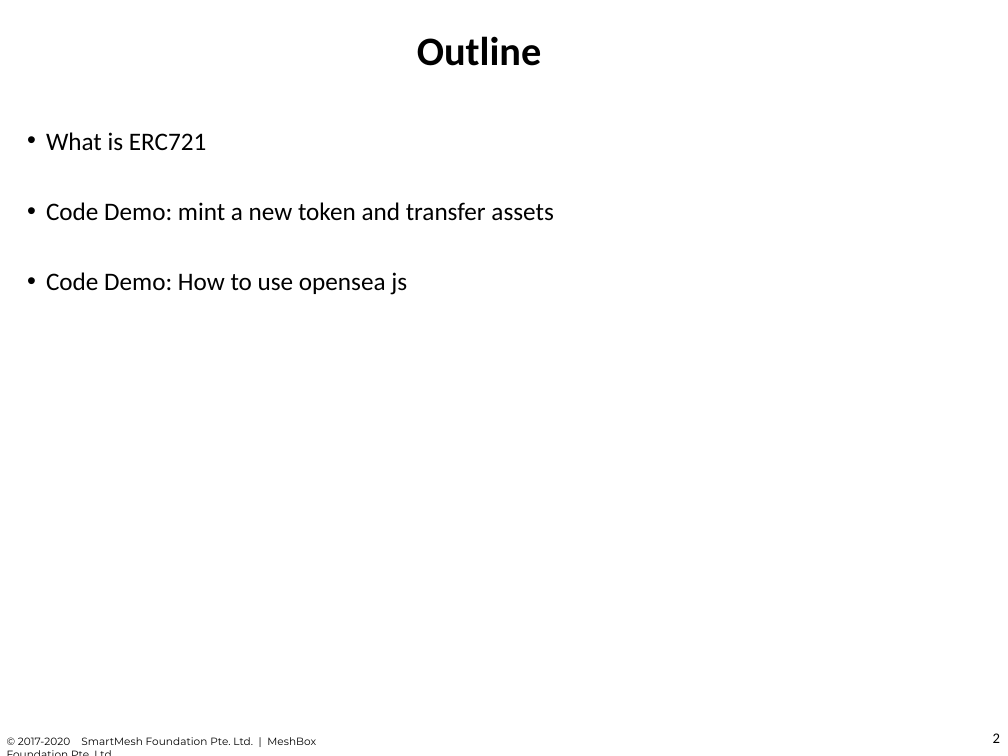
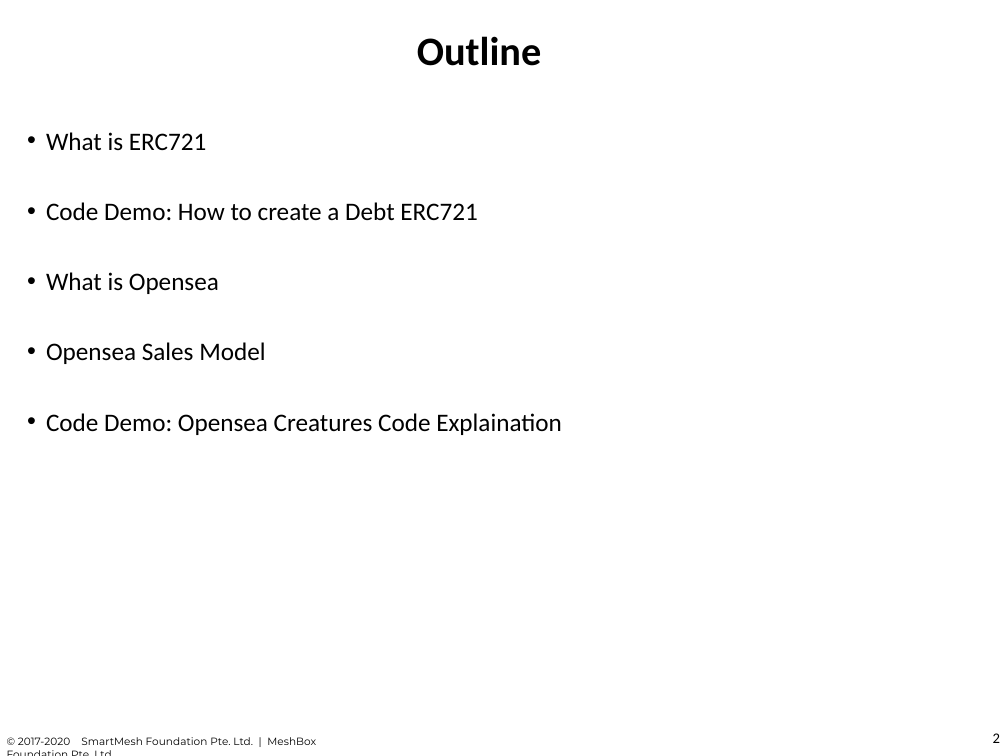
Before and after one commit to chuacw/SGUS-Slides, a slide deck: slide 2 of BCI - Day6 - DeFi 3 Opensea ERC721.pptx. Drawn at 1008x756 pixels with LibreOffice and Linux fonts; fonts in the diff are those of the drawing. Boxes give left, top, right and bottom in pixels: in the first picture for what was removed or moved away, otherwise in the second. Text is boxed around its words. In the diff, an @@ line names an element or a change of style, - is before the commit and + after.

```diff
--- a/BCI - Day6 - DeFi 3 Opensea ERC721.pptx
+++ b/BCI - Day6 - DeFi 3 Opensea ERC721.pptx
@@ text at (x1=46, y1=202, x2=562, y2=435): text changed @@
-• Code Demo: mint a new token and transfer assets
-• Code Demo: How to use opensea js
+• Code Demo: How to create a Debt ERC721
+• What is Opensea
+• Opensea Sales Model
+• Code Demo: Opensea Creatures Code Explaination
```
Also in this commit, not shown: 2 other slides changed, 14 slides added, 1 slide removed, 6 other files.
